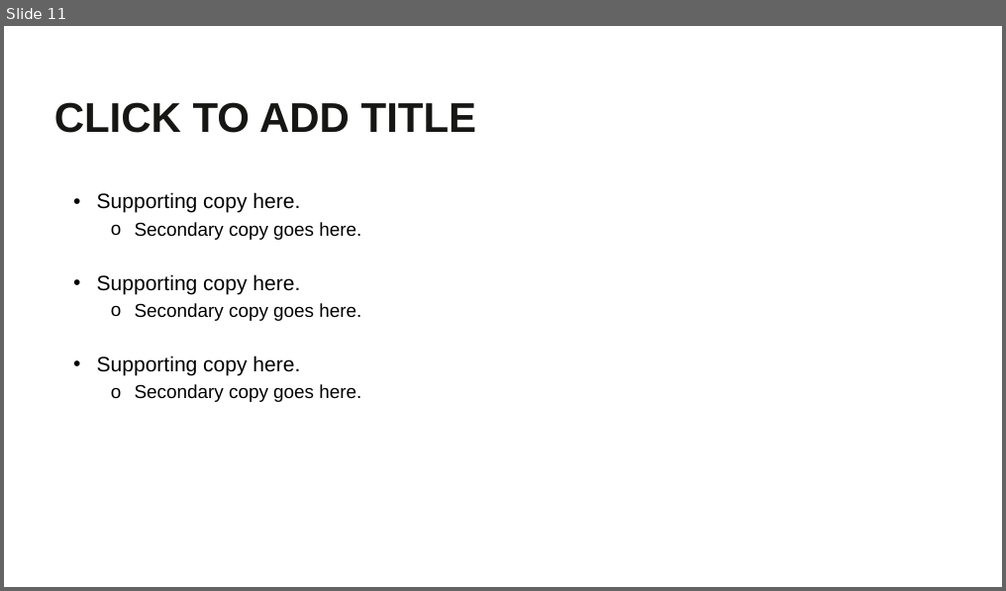
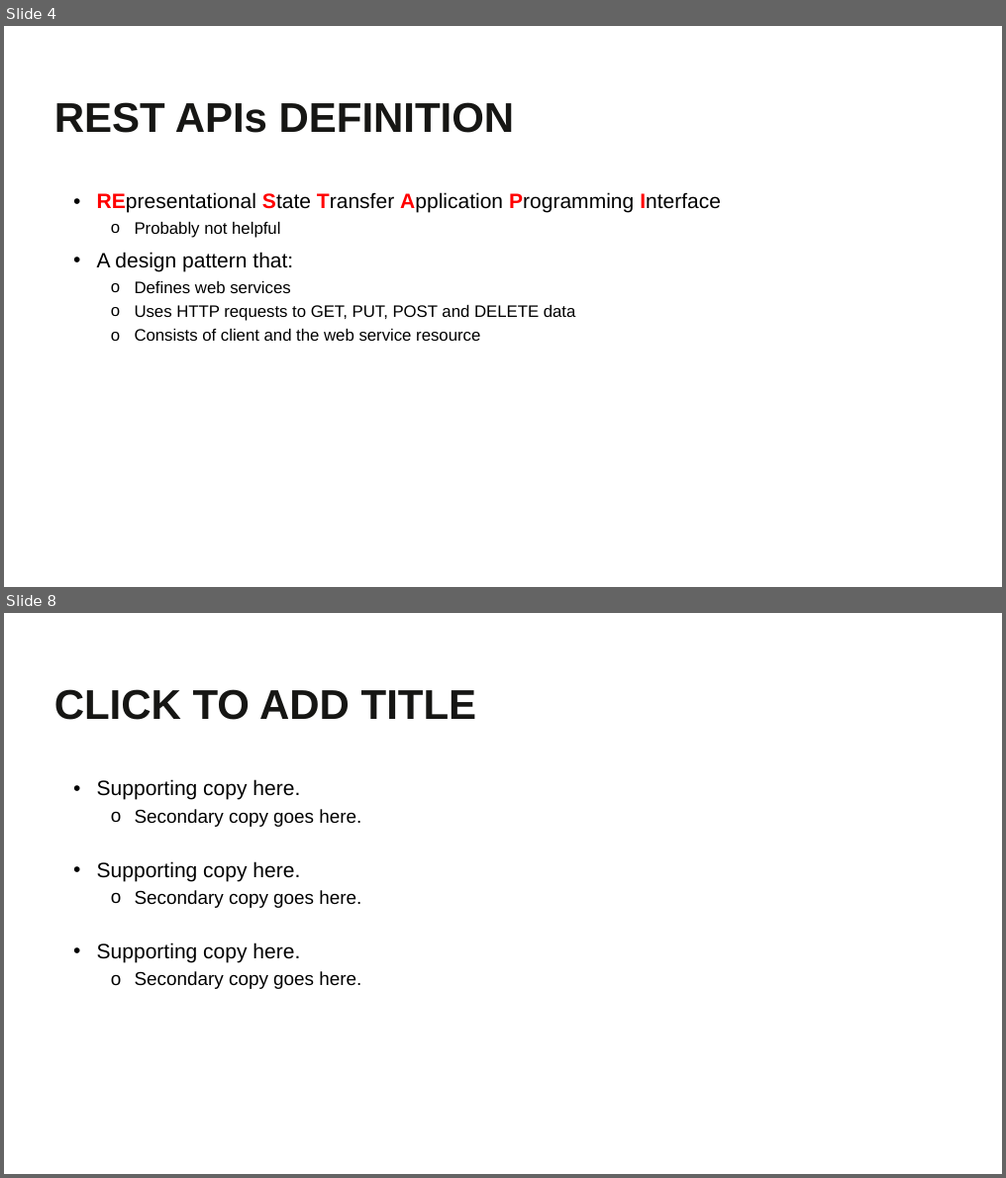
Before and after one commit to BrightcoveLearning/BCL-LearningSamples, a slide deck: PLAYTV2020/matt-boles-video.pptx. Shown one above the other, each under a label of ours: slide 11 before the commit, slides 4 and 8 after it; the slides between them are not shown. The pictures are 1006x591 and 1006x1178 pixels, drawn with LibreOffice and Linux fonts; fonts in the diff are those of the drawing; background and template pictures are left out. Boxes give left, top, right and bottom in pixels: in the first picture for what was removed or moved away, otherwise in the second. Text is boxed around its words. In the diff, an @@ line names an element or a change of style, - is before the commit and + after.

```diff
--- a/PLAYTV2020/matt-boles-video.pptx
+++ b/PLAYTV2020/matt-boles-video.pptx
@@ slide 4 added at (4, 26, 1002, 587), background #FFFFFF @@
@@ text added at (54, 102, 515, 133), 40 pt, text #161614, bold @@
+REST APIs DEFINITION
@@ text added at (97, 192, 721, 341), 16 pt, text #000000 @@
+• REpresentational State Transfer Application Programming Interface
+  o Probably not helpful
+• A design pattern that:
+  o Defines web services
+  o Uses HTTP requests to GET, PUT, POST and DELETE data
+  o Consists of client and the web service resource
@@ what was slide 11 is now slide 8 @@
```
Also in this commit, not shown: 1 slide changed, 7 other slides added, 3 slides removed, 1 other file.
